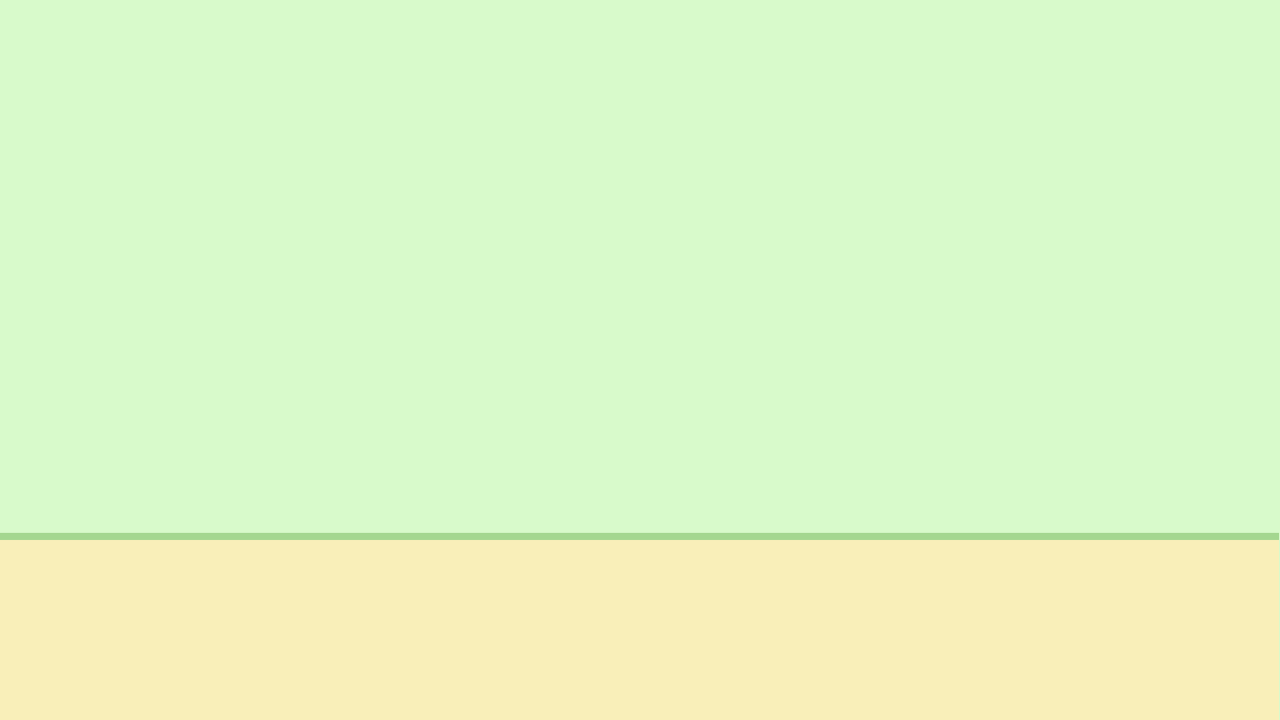
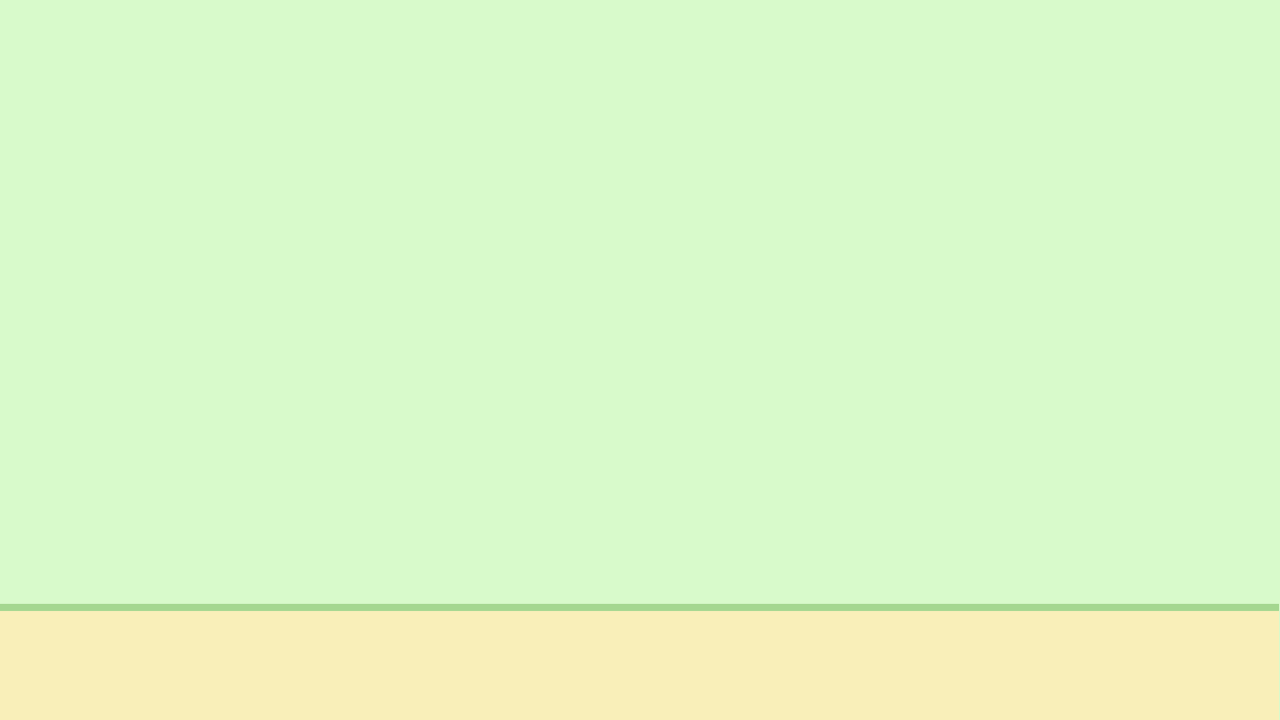
Two versions of the same layered image (1280px x 720px). Layer-by-layer changes:
painted on "Background" over (0, 532, 1279, 611)
